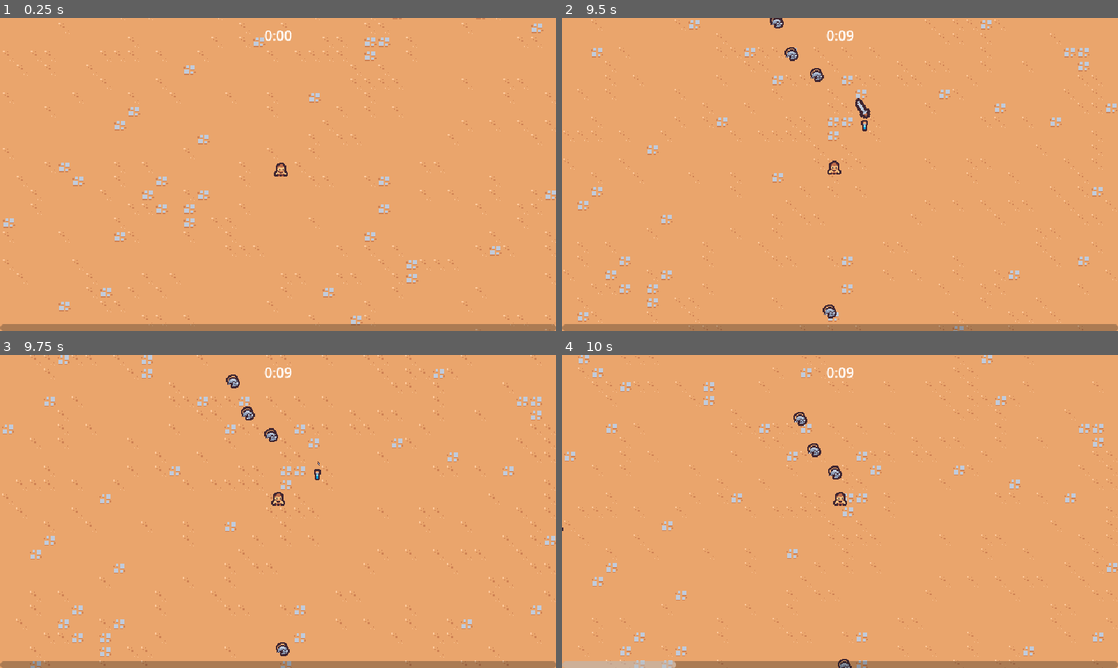
Above: before the commit, frames 1-4 (two rows, left to right).
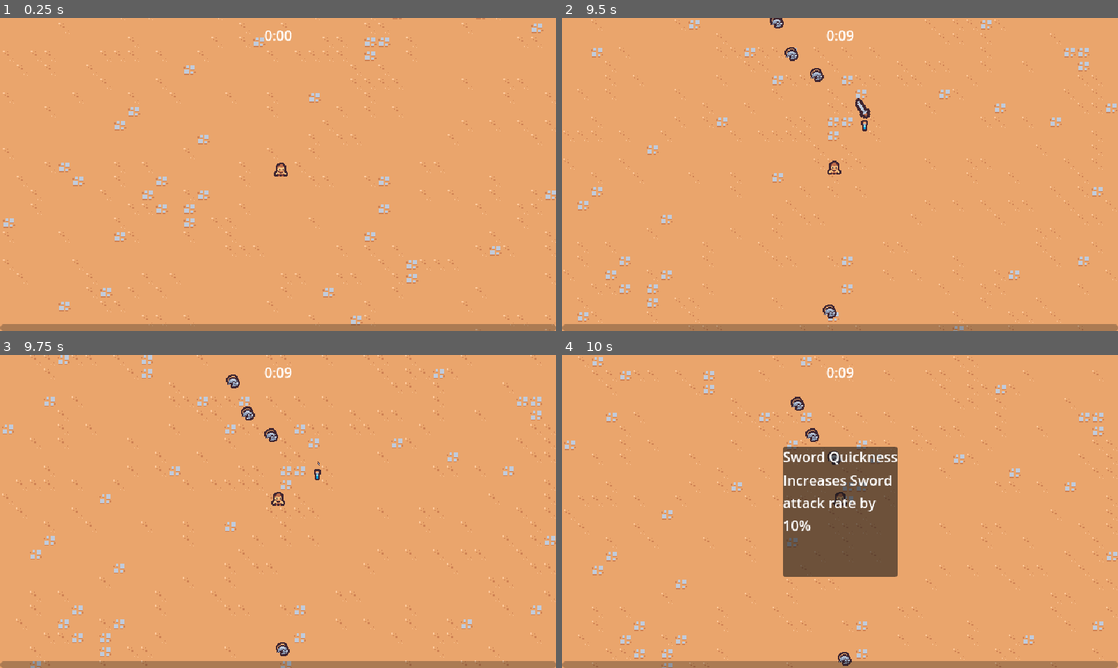
Above: after the commit, the same moments.

Repository: richigro/godot2DGame
Game: Godot game, scene res://scenes/main/main.tscn
Two runs of this game, one before a commit and one after it. Both use one fixed random seed, a clock stepped at 60 frames per second and the inputs below.
Inputs (mouse positions are in pixels of both pictures, inside the frame that each line leads up to):
- Up to frame 1 (0.25 s): no input
- Up to frame 2 (9.5 s): move the mouse to (812, 237) at 0.52 s; press the mouse at (812, 237) at 0.53 s; hold W (move_up) 0.53-2.03 s; move the mouse to (1006, 221) at 1.27 s; release the mouse at (1006, 221) at 1.28 s; click (1006, 221) at 1.35 s; move the mouse to (673, 127) at 2.02 s; press the mouse at (673, 127) at 2.03 s; hold A (move_left) 2.03-3.53 s; move the mouse to (867, 174) at 2.77 s; release the mouse at (867, 174) at 2.78 s; click (867, 174) at 2.85 s; move the mouse to (756, 96) at 3.52 s; press the mouse at (756, 96) at 3.53 s; hold S (move_down) 3.53-4.28 s; move the mouse to (962, 158) at 4.27 s; release the mouse at (962, 158) at 4.28 s; hold D (move_right) 4.28-5.03 s; click (962, 158) at 4.35 s; move the mouse to (728, 190) at 5.02 s; press the mouse at (728, 190) at 5.03 s; hold W (move_up) 5.03-5.78 s; move the mouse to (895, 105) at 5.77 s; release the mouse at (895, 105) at 5.78 s; hold D (move_right) 5.78-8.03 s; click (895, 105) at 5.85 s; move the mouse to (812, 237) at 6.52 s; press the mouse at (812, 237) at 6.53 s; move the mouse to (1006, 221) at 7.27 s; release the mouse at (1006, 221) at 7.28 s; click (1006, 221) at 7.35 s; move the mouse to (673, 127) at 8.02 s; press the mouse at (673, 127) at 8.03 s; hold S (move_down) 8.03-8.78 s; move the mouse to (867, 174) at 8.77 s; release the mouse at (867, 174) at 8.78 s; hold A (move_left) from 8.78 s (still down); click (867, 174) at 8.85 s
- Up to frame 3 (9.75 s): move the mouse to (194, 433) at 9.52 s; release A (move_left) at 9.53 s; press the mouse at (194, 433) at 9.53 s; hold W (move_up) from 9.53 s (still down)
- Up to frame 4 (10 s): keep holding W (move_up)

Frames 1-3 are identical in both runs. In frame 4, 13% of the frame differs, in the area x 0-100%, y 0-100%.

Commit message:
Selectable abilities at level up

Diff:
--- a/project.godot
+++ b/project.godot
@@ -57,6 +57,11 @@
 , Object(InputEventKey,"resource_local_to_scene":false,"resource_name":"","device":-1,"window_id":0,"alt_pressed":false,"shift_pressed":false,"ctrl_pressed":false,"meta_pressed":false,"pressed":false,"keycode":0,"physical_keycode":4194322,"key_label":0,"unicode":0,"echo":false,"script":null)
 ]
 }
+left_click={
+"deadzone": 0.5,
+"events": [Object(InputEventMouseButton,"resource_local_to_scene":false,"resource_name":"","device":-1,"window_id":0,"alt_pressed":false,"shift_pressed":false,"ctrl_pressed":false,"meta_pressed":false,"button_mask":0,"position":Vector2(0, 0),"global_position":Vector2(0, 0),"factor":1.0,"button_index":1,"canceled":false,"pressed":false,"double_click":false,"script":null)
+]
+}
 
 [layer_names]
 
--- a/resources/upgrades/sword_rate.tres
+++ b/resources/upgrades/sword_rate.tres
@@ -1,4 +1,4 @@
-[gd_resource type="Resource" load_steps=2 format=3 uid="uid://mkdr6ijlc58c"]
+[gd_resource type="Resource" script_class="AbilityUpgrade" load_steps=2 format=3 uid="uid://mkdr6ijlc58c"]
 
 [ext_resource type="Script" path="res://resources/upgrades/ability_upgrade.gd" id="1_16255"]
 
@@ -6,4 +6,4 @@
 script = ExtResource("1_16255")
 id = "sword_rate"
 name = "Sword Quickness"
-description = "Increases Sword attack rate by 10%. Can be stacked."
+description = "Increases Sword attack rate by 10%"
--- a/scenes/manager/experience_manager.gd
+++ b/scenes/manager/experience_manager.gd
@@ -14,7 +14,7 @@
 
 var current_experience = 0
 var current_level = 1
-var target_experience = 5
+var target_experience = 1
 
 func _ready():
 	# This node connects the the signal emitted by the GameEvents Node
--- a/scenes/manager/upgrade_manager.gd
+++ b/scenes/manager/upgrade_manager.gd
@@ -3,6 +3,7 @@
 @export var upgrade_pool: Array[AbilityUpgrade]
 # grab a reference to the experience manager node
 @export var experience_manger: Node
+@export var upgrade_screen_scene: PackedScene
 
 # will be used to store all the upgrades we've obtained so far
 var current_upgrades = {}
@@ -18,16 +19,30 @@
 	var chosen_upgrade = upgrade_pool.pick_random() as AbilityUpgrade
 	if chosen_upgrade == null:
 		return
+	# instantitiat upgrade screen
+	var upgrade_screen_instance = upgrade_screen_scene.instantiate()
+	add_child(upgrade_screen_instance)
+	upgrade_screen_instance.set_ability_upgrades([chosen_upgrade] as Array[AbilityUpgrade])
+	upgrade_screen_instance.upgrade_selected.connect(on_upgrade_selected)
 
+
+
+
+func apply_upgrade(upgrade: AbilityUpgrade):
 	# check if we already have this upgrade
-	var has_upgrade = current_upgrades.has(chosen_upgrade.id)
+	var has_upgrade = current_upgrades.has(upgrade.id)
 	# if we don't have the upgrade
 	if !has_upgrade:
-		current_upgrades[chosen_upgrade.id] = {
-			"resource": chosen_upgrade,
+		current_upgrades[upgrade.id] = {
+			"resource": upgrade,
 			"quantity": 1,
 		}
 	else:
 		# if we already have the upgrade increase the quantity
 		# TODO: I might want to put a limit per ability.
-		current_upgrades[chosen_upgrade.id]["quantity"] += 1
+		current_upgrades[upgrade.id]["quantity"] += 1
+	print(current_upgrades)
+
+
+func on_upgrade_selected(upgrade: AbilityUpgrade):
+	apply_upgrade(upgrade)
--- a/scenes/manager/upgrade_manager.tscn
+++ b/scenes/manager/upgrade_manager.tscn
@@ -1,8 +1,10 @@
-[gd_scene load_steps=3 format=3 uid="uid://boobmfq05a6wp"]
+[gd_scene load_steps=4 format=3 uid="uid://boobmfq05a6wp"]
 
 [ext_resource type="Script" path="res://scenes/manager/upgrade_manager.gd" id="1_u3w55"]
 [ext_resource type="Resource" uid="uid://mkdr6ijlc58c" path="res://resources/upgrades/sword_rate.tres" id="2_yqi8v"]
+[ext_resource type="PackedScene" uid="uid://vlqn0lx6f64x" path="res://scenes/ui/upgrade_screen.tscn" id="3_om2ur"]
 
 [node name="UpgradeManager" type="Node"]
 script = ExtResource("1_u3w55")
 upgrade_pool = Array[Resource("res://resources/upgrades/ability_upgrade.gd")]([ExtResource("2_yqi8v")])
+upgrade_screen_scene = ExtResource("3_om2ur")
--- /dev/null
+++ b/scenes/ui/ability_upgrade_card.gd
@@ -0,0 +1,21 @@
+extends PanelContainer
+
+# emit signal when ability is clicked on
+signal selected
+
+@onready var name_label: Label = $%NameLabel
+@onready var description_label: Label = $%DescriptionLabel
+
+
+func _ready():
+	gui_input.connect(on_gui_input)
+
+
+func set_ability_upgrade(upgrade: AbilityUpgrade):
+	name_label.text = upgrade.name
+	description_label.text = upgrade.description
+
+
+func on_gui_input(event: InputEvent):
+	if event.is_action_pressed("left_click"):
+		selected.emit()
--- /dev/null
+++ b/scenes/ui/ability_upgrade_card.tscn
@@ -0,0 +1,21 @@
+[gd_scene load_steps=2 format=3 uid="uid://dcfiktj84korp"]
+
+[ext_resource type="Script" path="res://scenes/ui/ability_upgrade_card.gd" id="1_dv333"]
+
+[node name="AbilityUpgradeCard" type="PanelContainer"]
+custom_minimum_size = Vector2(120, 150)
+script = ExtResource("1_dv333")
+
+[node name="VBoxContainer" type="VBoxContainer" parent="."]
+layout_mode = 2
+
+[node name="NameLabel" type="Label" parent="VBoxContainer"]
+unique_name_in_owner = true
+layout_mode = 2
+text = "Test name"
+
+[node name="DescriptionLabel" type="Label" parent="VBoxContainer"]
+unique_name_in_owner = true
+layout_mode = 2
+text = "Write some description here"
+autowrap_mode = 2
--- /dev/null
+++ b/scenes/ui/upgrade_screen.gd
@@ -0,0 +1,33 @@
+extends CanvasLayer
+
+signal upgrade_selected(upgrade: AbilityUpgrade)
+
+# A reference to the ability card scene
+@export var upgrade_card_scene: PackedScene
+
+@onready var card_container: HBoxContainer = $%CardContainer
+
+
+func _ready():
+	# This pauses everything in the game
+	# This upgrade Screen will not get pause, because the process Mode
+	# in the inspector is set to Always meaning it can't be paused
+	get_tree().paused = true
+
+
+func set_ability_upgrades(upgrades: Array[AbilityUpgrade]):
+	for upgrade in upgrades:
+		# instantiate a new card
+		var card_instance = upgrade_card_scene.instantiate()
+		card_container.add_child(card_instance)
+		card_instance.set_ability_upgrade(upgrade)
+		# by using the bind method we know which ability was selected or clicked on
+		card_instance.selected.connect(on_upgrade_selected.bind(upgrade))
+
+
+func on_upgrade_selected(upgrade: AbilityUpgrade):
+	upgrade_selected.emit(upgrade)
+	# un-pause the game
+	get_tree().paused = false
+	# remove the upgrade screen once the upgrade has been selected
+	queue_free()
--- /dev/null
+++ b/scenes/ui/upgrade_screen.tscn
@@ -0,0 +1,22 @@
+[gd_scene load_steps=3 format=3 uid="uid://vlqn0lx6f64x"]
+
+[ext_resource type="Script" path="res://scenes/ui/upgrade_screen.gd" id="1_rlmj8"]
+[ext_resource type="PackedScene" uid="uid://dcfiktj84korp" path="res://scenes/ui/ability_upgrade_card.tscn" id="1_ywd6q"]
+
+[node name="UpgradeScreen" type="CanvasLayer"]
+process_mode = 3
+script = ExtResource("1_rlmj8")
+upgrade_card_scene = ExtResource("1_ywd6q")
+
+[node name="MarginContainer" type="MarginContainer" parent="."]
+anchors_preset = 15
+anchor_right = 1.0
+anchor_bottom = 1.0
+grow_horizontal = 2
+grow_vertical = 2
+
+[node name="CardContainer" type="HBoxContainer" parent="MarginContainer"]
+unique_name_in_owner = true
+layout_mode = 2
+size_flags_horizontal = 4
+size_flags_vertical = 4
